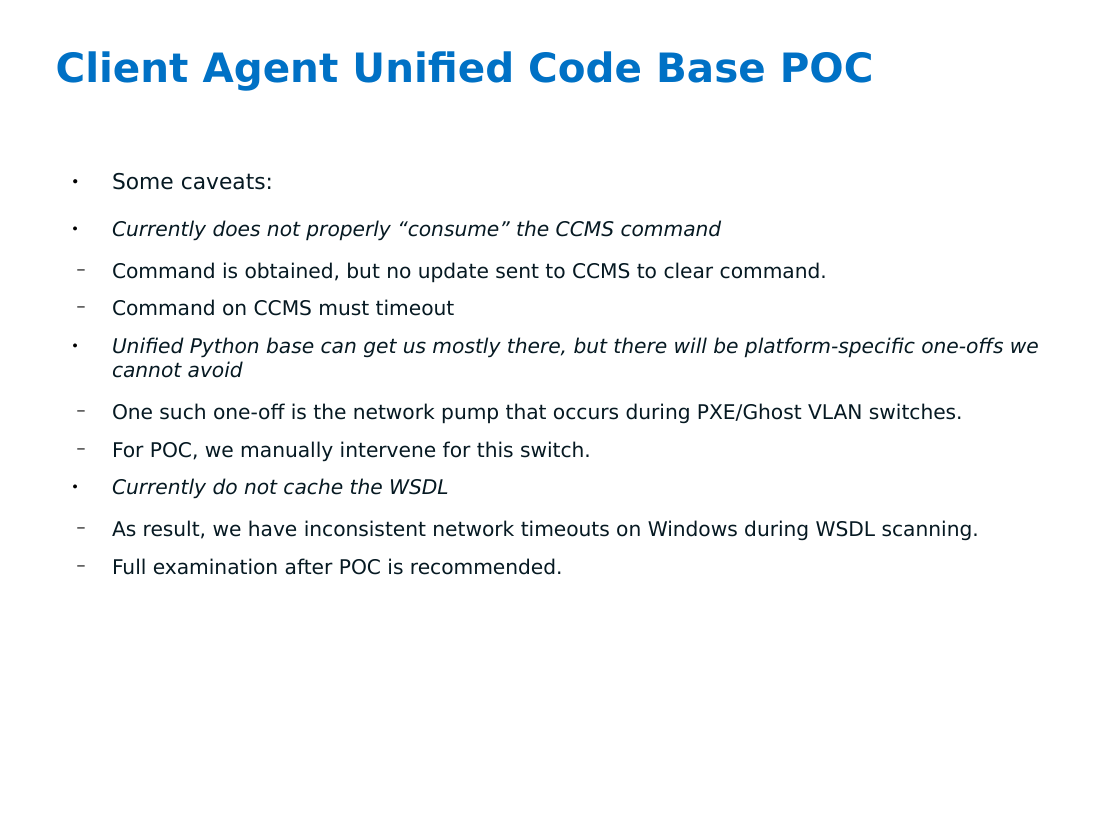
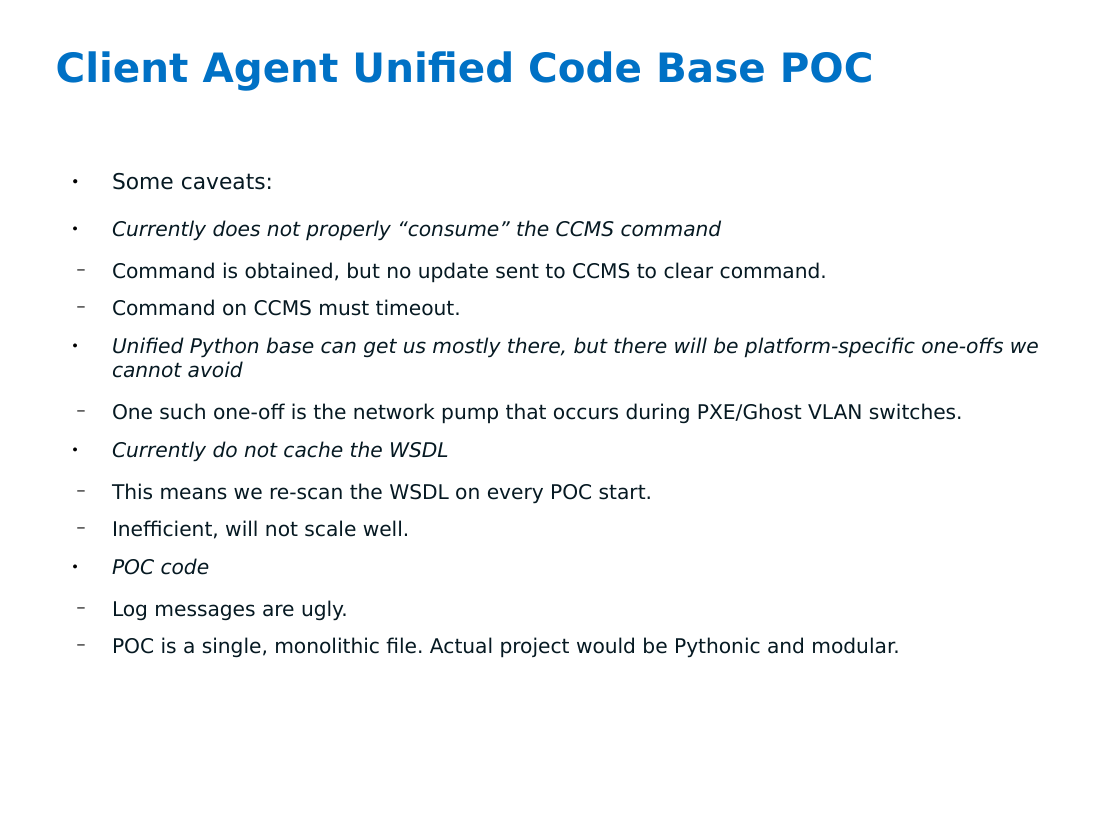
Before and after one commit to criswell/uca-gpl, a slide deck: slide 2 of docs/presentations/Unified_Codebase2.odp (slide 1 before the commit). Drawn at 1120x840 pixels with LibreOffice and Linux fonts; fonts in the diff are those of the drawing; background and template pictures are left out. Boxes give left, top, right and bottom in pixels: in the first picture for what was removed or moved away, otherwise in the second. Text is boxed around its words. In the diff, an @@ line names an element or a change of style, - is before the commit and + after.

```diff
--- a/docs/presentations/Unified_Codebase2.odp
+++ b/docs/presentations/Unified_Codebase2.odp
@@ text at (112, 299, 461, 316): text changed @@
-    − Command on CCMS must timeout
+    − Command on CCMS must timeout.
@@ text at (112, 441, 591, 462): paragraph removed @@
-    − For POC, we manually intervene for this switch.
@@ text at (112, 483, 899, 658): text changed @@
-    − As result, we have inconsistent network timeouts on Windows during WSDL scanning.
-    − Full examination after POC is recommended.
+    − This means we re-scan the WSDL on every POC start.
+    − Inefficient, will not scale well.
+  ● POC code
+    − Log messages are ugly.
+    − POC is a single, monolithic file. Actual project would be Pythonic and modular.
```
Also in this commit, not shown: 3 slides added.
